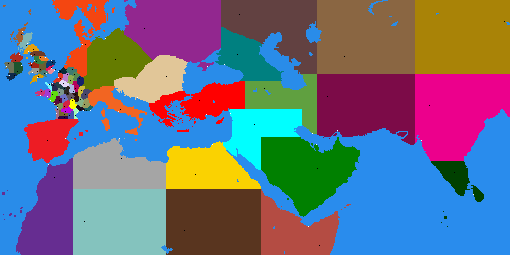
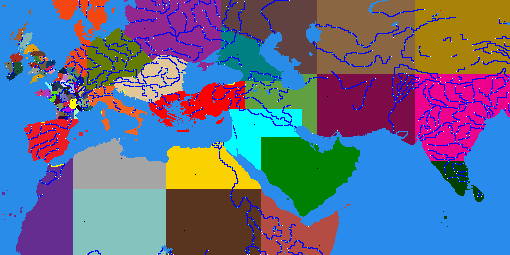
Before/after of a w=510, h=255 layered artwork. What changed in the layer stack:
showed "map_features_transparent" over [3, 0, 510, 255]
painted on "map_regions" over [74, 97, 91, 111]
